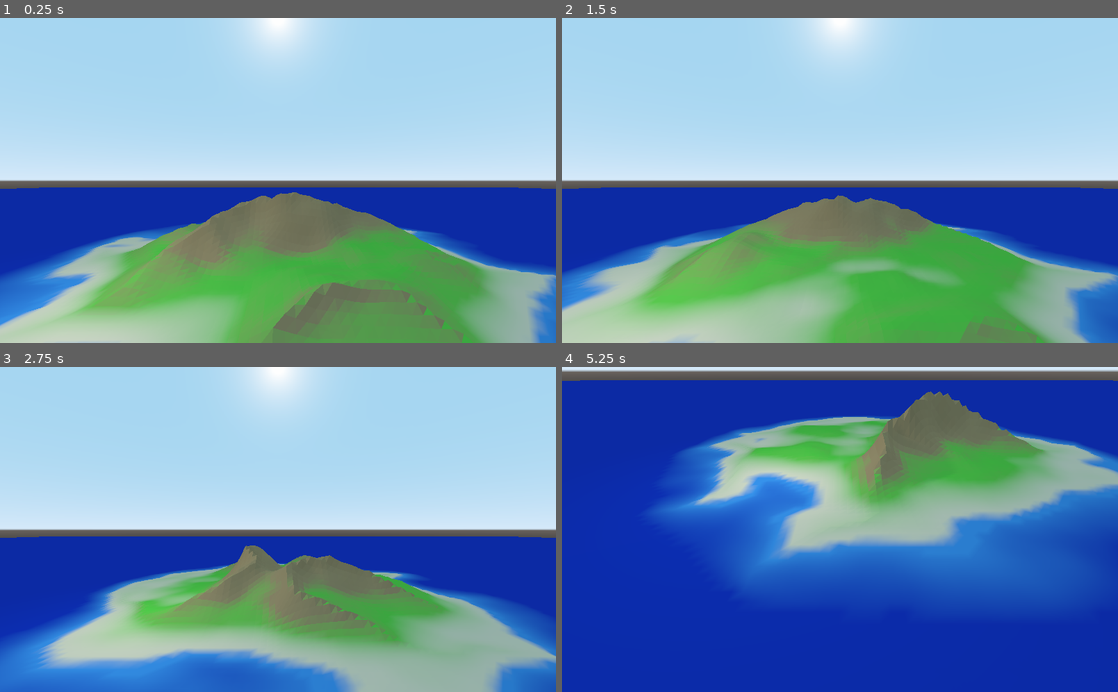
Above: before the commit, frames 1-4 (two rows, left to right).
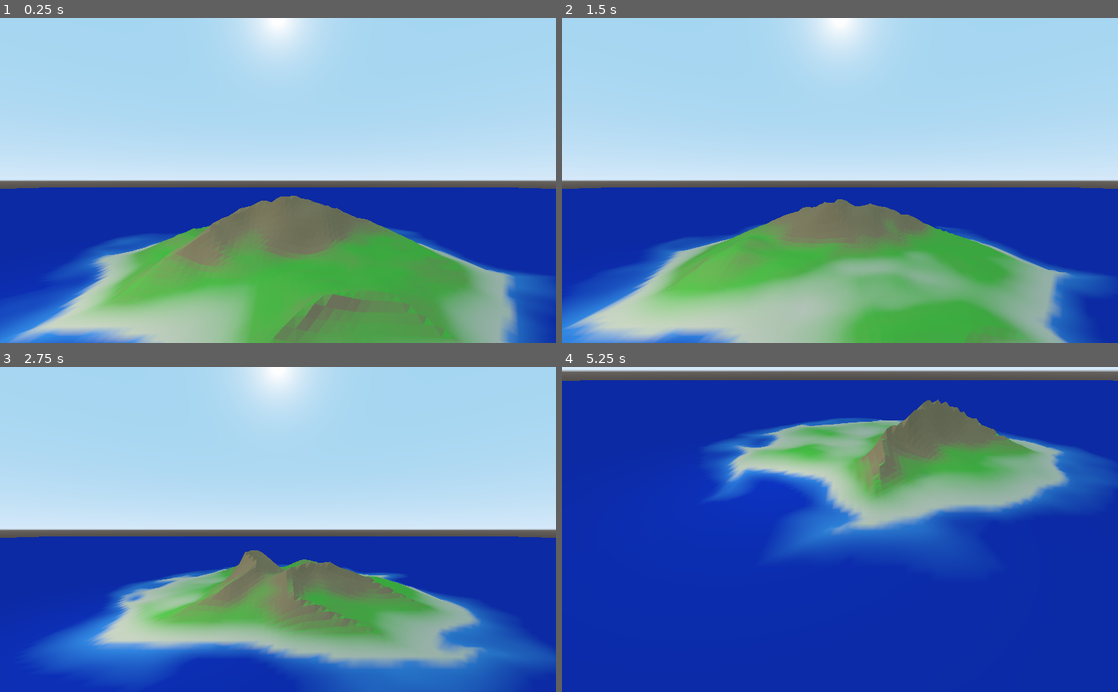
Above: after the commit, the same moments.

Repository: brennanwilkes/Tangaroa2
Game: Godot game, scene res://HeightMapTests.tscn
The game is run twice, just before and just after one commit, with the same random seed, the same clock (stepped at 60 frames per second) and the same inputs.
Inputs (mouse positions are in pixels of both pictures, inside the frame that each line leads up to):
- Up to frame 1 (0.25 s): no input
- Up to frame 2 (1.5 s): tap Enter (anim_off) at 0.5 s; move the mouse to (962, 164) at 0.52 s; hold Enter (anim_off) 0.53-1.28 s; click (962, 164) at 0.67 s; tap Space (anim_on) at 1.25, 1.35 s; move the mouse to (728, 196) at 1.27 s; click (728, 196) at 1.42 s
- Up to frame 3 (2.75 s): move the mouse to (333, 458) at 2.02 s; hold S (camera_backward) from 2.03 s (still down); click (333, 458) at 2.17 s
- Up to frame 4 (5.25 s): move the mouse to (812, 594) at 2.77 s; release S (camera_backward) at 2.78 s; tap W (camera_forward) at 2.85 s; click (812, 594) at 2.92 s; move the mouse to (1006, 578) at 3.52 s; hold A (camera_left) 3.53-4.28 s; click (1006, 578) at 3.67 s; move the mouse to (673, 480) at 4.27 s; tap D (camera_right) at 4.35 s; click (673, 480) at 4.42 s; move the mouse to (867, 529) at 5.02 s; hold C (camera_rotate_down) from 5.03 s (still down); click (867, 529) at 5.17 s

The runs differ from the first frame. In frame 1, 15% of the frame differs, in the area x 0-100%, y 53-100%; in frame 2, 18%; in frame 3, 24%; in frame 4, 32%, in the area x 15-100%, y 7-74%.

Commit message:
Futher generation and noise tweaks

Diff:
--- a/Island3D.gd
+++ b/Island3D.gd
@@ -1,14 +1,18 @@
 extends CSGMesh
 
 
-export var noise_amplitude = 2.5;
+#export var noise_amplitude = 2.5;
+var noise_amplitude = 2.5;
 export var noise_power = 2.25;
 
 
 export var noise_size : Vector2 = Vector2(100,100);
 export var noise_precision : Vector2 = Vector2(1,1);
-export var noise_scale = Vector2(4.0,4.0);
 export var noise_shift = Vector3(0.0,0.0,0.0);
+
+#export var noise_scale = Vector2(4.0,4.0);
+var noise_scale = Vector2(4.0,4.0);
+
 
 export var noise_lacunarity = 2.0;
 export var noise_octaves = 4;
@@ -49,6 +53,13 @@
 
 
 func update_noise_settings():
+
+	noise_scale.x = max(1,floor(400.0/noise_size.x));
+	noise_scale.y = max(1,floor(400.0/noise_size.y));
+
+	noise_amplitude = 2.0 + min(noise_scale.x,noise_scale.y)/200.0;
+
+
 	noiseGenerator.seed = noise_seed;
 	noiseGenerator.octaves = noise_octaves;
 	noiseGenerator.period = noise_period;
@@ -87,16 +98,18 @@
 	var height =  get_noise_height(coord);
 	var ridges = get_ridged_noise(coord);
 
+	var circle = circle_distance(coord);
+	height *= circle;
+	ridges *= pow(circle,1.25);
+
 	height += ridges;
 
 
 
-	height *= circle_distance(coord);
 
-	if(height < 0.2):
+	if(height < 0.25):
 		noiseGenerator.seed += 100;
-		#height *= get_noise_mask(coord, 0.25);
-		height -= (get_transformed_noise_3d(coord, noiseGenerator, noise_scale)+1)/30;
+		height -= (get_transformed_noise_3d(coord, noiseGenerator, noise_scale)+1)/12;
 		noiseGenerator.seed = noise_seed;
 
 	if(height < 0.01):
@@ -104,7 +117,7 @@
 
 	return height;
 
-func update_mesh():
+func update_mesh(output : bool):
 	var st = SurfaceTool.new();
 	noise_mesh.subdivide_width = noise_precision.x * noise_size.x;
 	noise_mesh.subdivide_depth = noise_precision.y * noise_size.y;
@@ -116,12 +129,16 @@
 	var mdt = MeshDataTool.new();
 	mdt.create_from_surface(array_plane, 0);
 
-	for i in range(mdt.get_vertex_count()):
+	var count = mdt.get_vertex_count();
+	for i in range(count):
 		var vtx = mdt.get_vertex(i)
 		vtx.y = get_island_height(Vector2(vtx.x,vtx.z));
 		if(vtx.y > 0):
 			mdt.set_vertex(i, vtx);
 		#Need to find a way to delete it
+
+		#if(output):
+		#	print(floor(i/count * 100),'%');
 
 
 	for s in range(array_plane.get_surface_count()):
@@ -136,7 +153,7 @@
 
 func _ready():
 	update_noise_settings();
-	update_mesh();
+	update_mesh(true);
 
 
 
@@ -146,4 +163,4 @@
 		if animate:
 			noise_shift.z += delta * 50;
 		update_noise_settings();
-		update_mesh();
+		update_mesh(false);
--- a/Island3Dmaterial.tres
+++ b/Island3Dmaterial.tres
@@ -4,3 +4,8 @@
 
 [resource]
 shader = ExtResource( 1 )
+shader_param/green = Vector3( 0.1, 0.6, 0.05 )
+shader_param/brown = Vector3( 0.39, 0.26, 0.12 )
+shader_param/beach = Vector3( 0.816, 0.671, 0.463 )
+shader_param/deep = Vector3( 0, 0.027, 0.439 )
+shader_param/shallow = Vector3( 0.047, 0.286, 0.695 )
--- a/Island3d.shader
+++ b/Island3d.shader
@@ -1,4 +1,10 @@
 shader_type spatial;
+
+uniform vec3 green = vec3(0.1,0.6,0.05);
+uniform vec3 brown = vec3(0.39,0.26,0.12);
+uniform vec3 beach = vec3(0.816,0.671,0.463);
+uniform vec3 deep = vec3(0.0,0.027,0.439);
+uniform vec3 shallow = vec3(0.047,0.286,0.695);
 
 vec3 blend(float val, float a, float b, vec3 c1, vec3 c2){
 
@@ -17,13 +23,7 @@
 
 	VERTEX.y = y * float(y >= 0.25) + float(y < 0.25 && y>=0.005)*0.01;
 
-	//COLOR.rgb = vec3(NORMAL.y);
 
-	vec3 green = vec3(0.1,0.6,0.05);
-	vec3 brown = vec3(0.39,0.26,0.12);
-	vec3 beach = vec3(0.816,0.671,0.463);
-	vec3 deep = vec3(0.0,0.027,0.439);
-	vec3 shallow = vec3(0.047,0.286,0.695);
 
 	vec3 land = blend(NORMAL.y,0.75,1.0,brown,green);
 	land = blend(y,4.0,7.0,land,brown);
@@ -34,9 +34,6 @@
 
 	COLOR.rgb = blend(y,0.25,0.3,water,land);
 
-	//COLOR.r = calc_r(y);
-	//COLOR.g = calc_g(y);
-	//COLOR.b = calc_b(y);
 }
 
 
